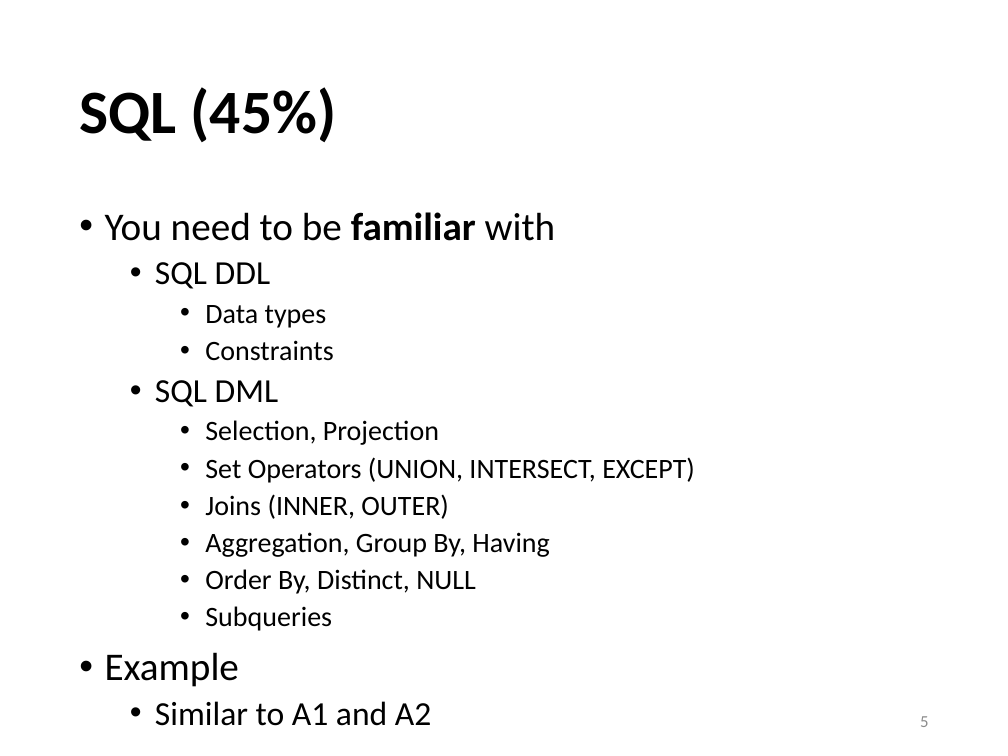
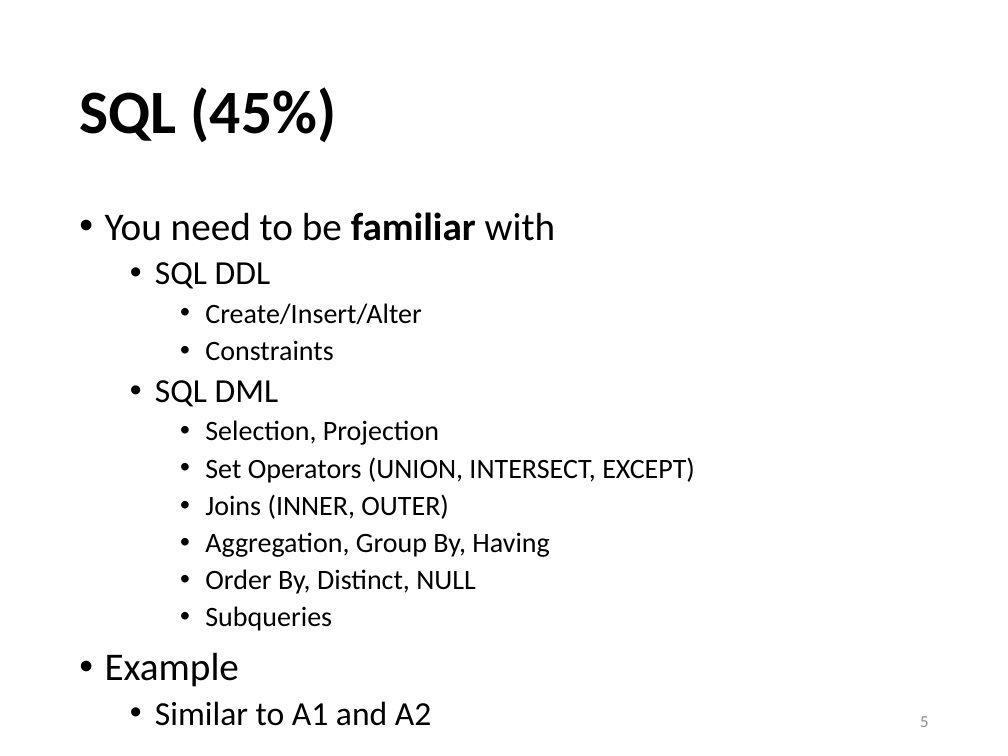
Before and after one commit to sfu-db/cmpt354, a slide deck: slide 5 of Lectures/midterm.pptx. Drawn at 1008x756 pixels with LibreOffice and Linux fonts; fonts in the diff are those of the drawing. Boxes give left, top, right and bottom in pixels: in the first picture for what was removed or moved away, otherwise in the second. Text is boxed around its words. In the diff, an @@ line names an element or a change of style, - is before the commit and + after.

```diff
--- a/Lectures/midterm.pptx
+++ b/Lectures/midterm.pptx
@@ text at (205, 303, 422, 325): text changed @@
-    • Data types
+    • Create/Insert/Alter
```
Also in this commit, not shown: 2 other slides changed, 1 other file.
